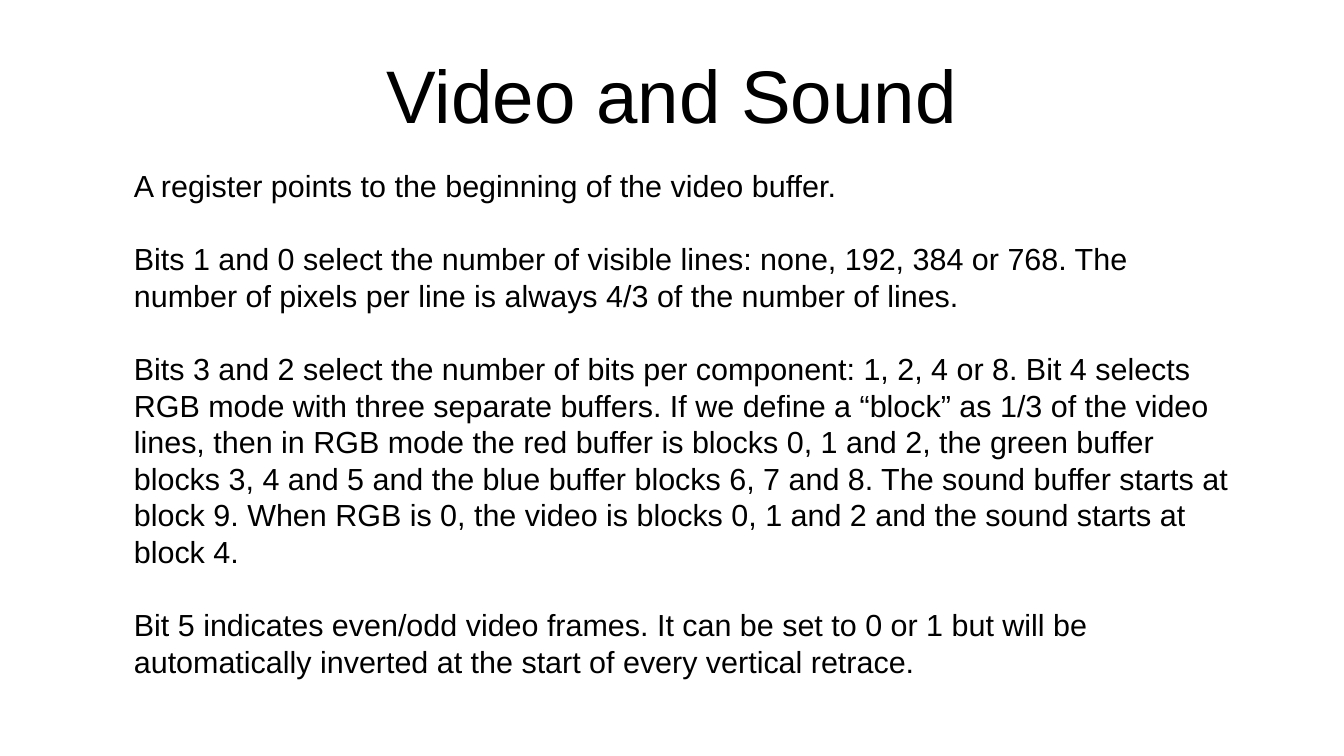
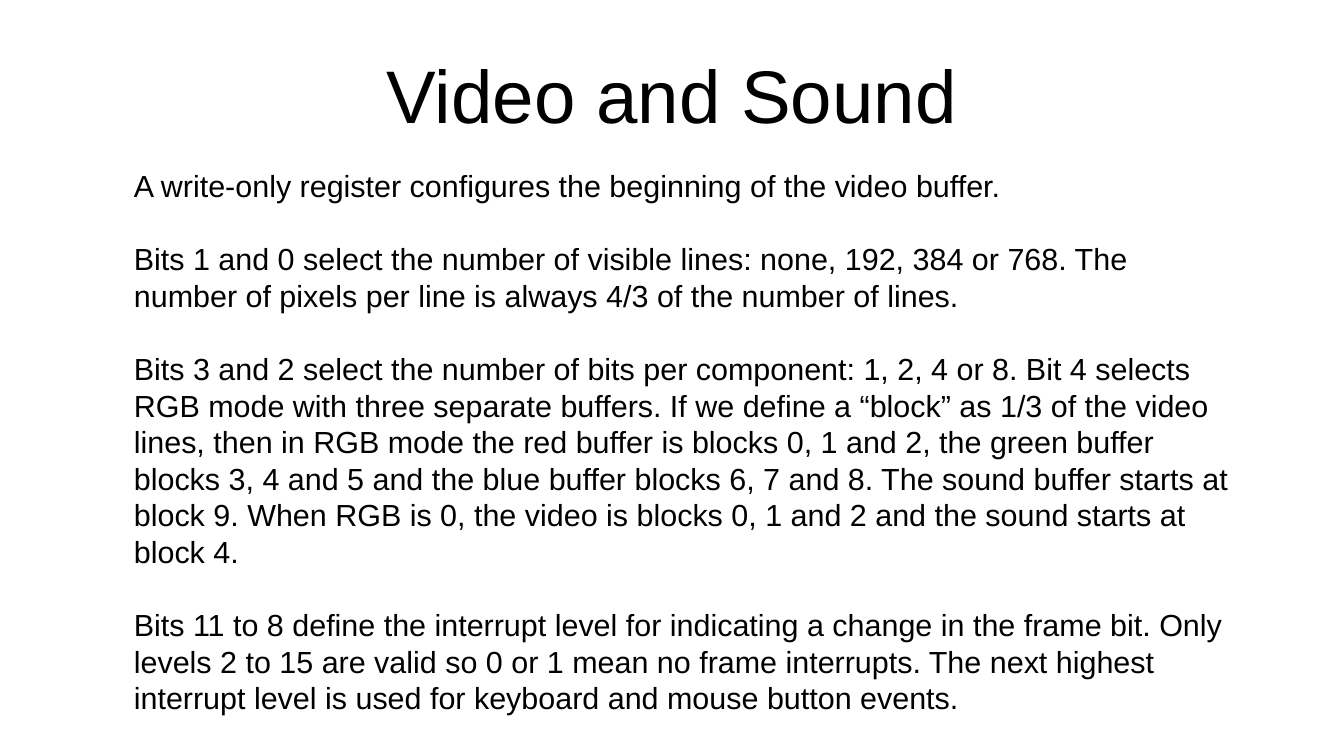
Before and after one commit to jeceljr/baby42, a slide deck: slide 25 of doc/baby42_slides.odp. Drawn at 1344x756 pixels with LibreOffice and Linux fonts; fonts in the diff are those of the drawing. Boxes give left, top, right and bottom in pixels: in the first picture for what was removed or moved away, otherwise in the second. Text is boxed around its words. In the diff, an @@ line names an element or a change of style, - is before the commit and + after.

Commit message:
add keyboard and mouse

```diff
--- a/doc/baby42_slides.odp
+++ b/doc/baby42_slides.odp
@@ text at <box>134,175,1000,203</box>: text changed @@
-A register points to the beginning of the video buffer.
+A write-only register configures the beginning of the video buffer.
@@ text at <box>134,614,1222,715</box>: text changed @@
-Bit 5 indicates even/odd video frames. It can be set to 0 or 1 but will be automatically inverted at the start of every vertical retrace.
+Bits 11 to 8 define the interrupt level for indicating a change in the frame bit. Only levels 2 to 15 are valid so 0 or 1 mean no frame interrupts. The next highest interrupt level is used for keyboard and mouse button events.
```
Also in this commit, not shown: 2 other slides changed, 1 slide added, 1 other file.
